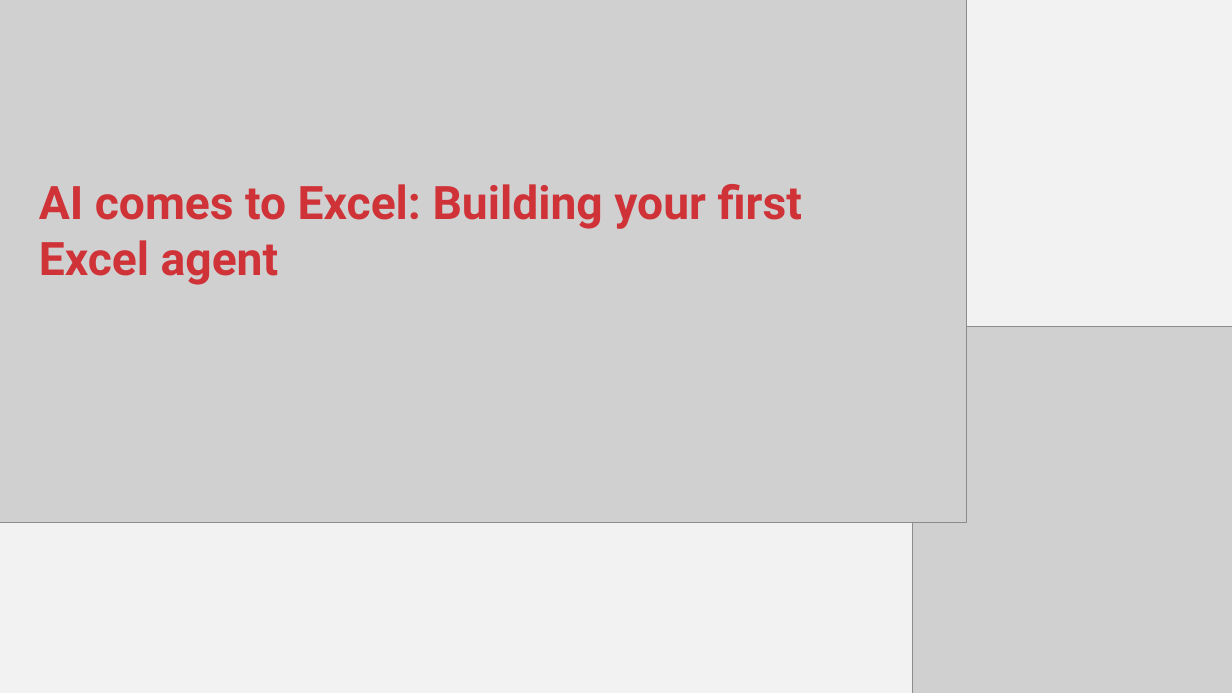
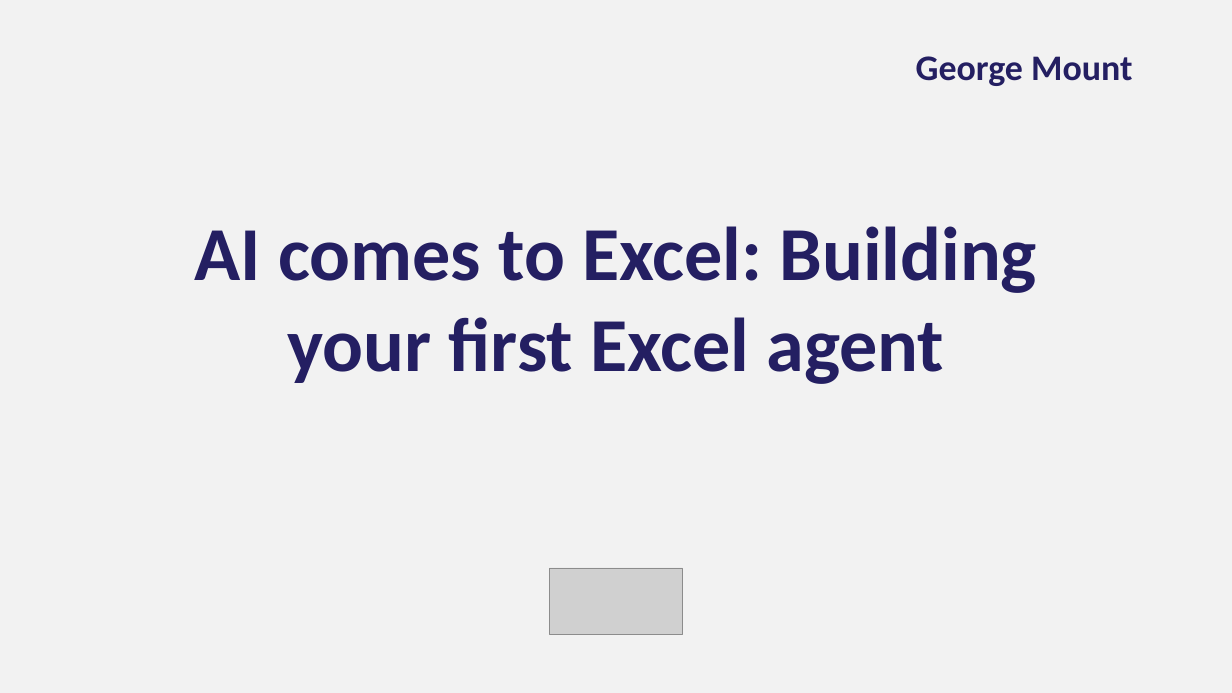
Before and after one commit to stringfestdata/gxls-first-excel-agent, a slide deck: slide 1 of first-excel-agent.pptx. Drawn at 1232x693 pixels with LibreOffice and Linux fonts; fonts in the diff are those of the drawing; grey boxes stand for pictures; background and template pictures are left out. Boxes give left, top, right and bottom in pixels: in the first picture for what was removed or moved away, otherwise in the second. Text is boxed around its words. In the diff, an @@ line names an element or a change of style, - is before the commit and + after.

```diff
--- a/first-excel-agent.pptx
+++ b/first-excel-agent.pptx
@@ picture removed at (0, 0, 967, 522) @@
@@ text added at (916, 56, 1132, 86), 42 pt, text #241F62, bold @@
+George Mount
@@ title "AI comes to Excel: Building ...": place and size @@
-title "AI comes to Excel: Building ..." at (39, 184, 802, 285)
+title "AI comes to Excel: Building ..." at (194, 226, 1037, 384)
@@ title "AI comes to Excel: Building ..." at (194, 226, 1037, 384): size 54 to 89.1 pt, font Roboto to Calibri, text colour #CF3338 to #241F62; alignment left to centre; vertical alignment top to middle @@
@@ picture removed at (912, 326, 1232, 692) @@
@@ picture added at (549, 568, 683, 634) @@
```
Also in this commit, not shown: 2 other slides changed, 6 slides added, 3 slides removed, 2 other files.
